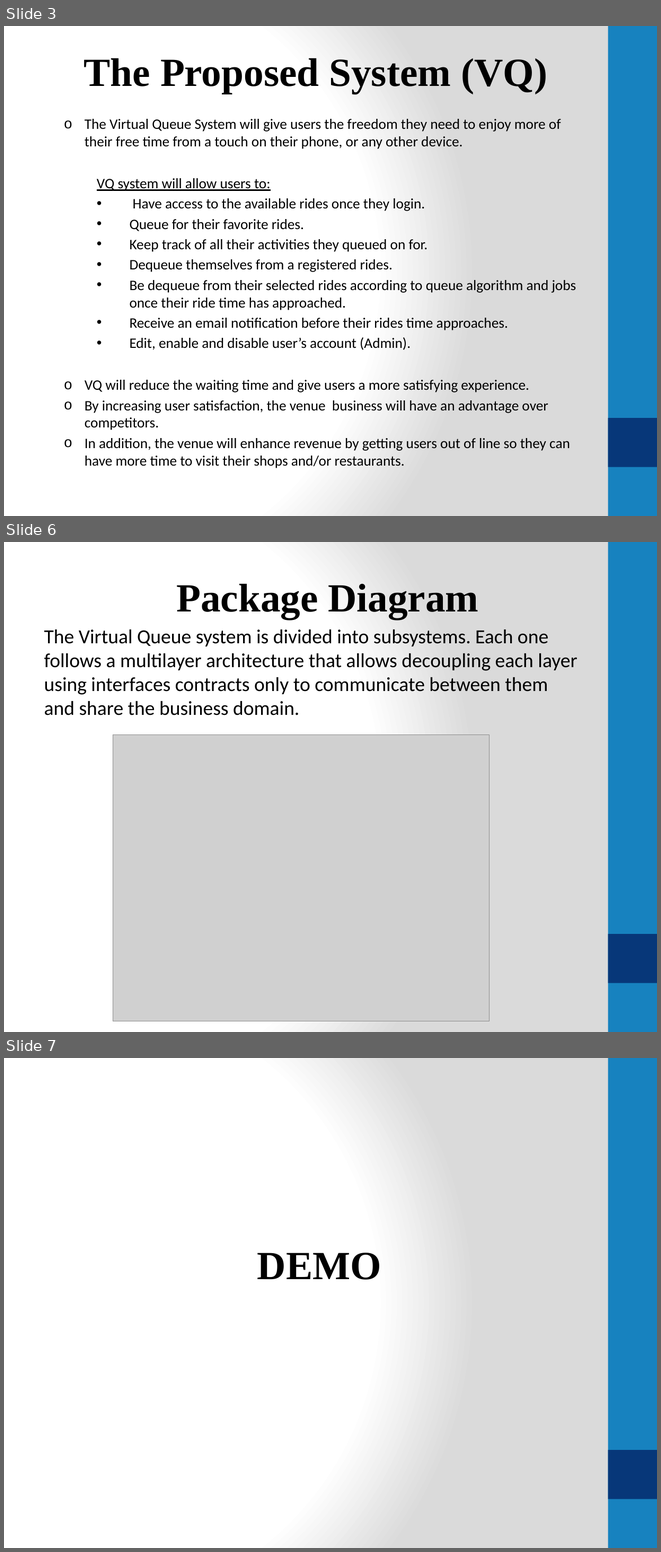
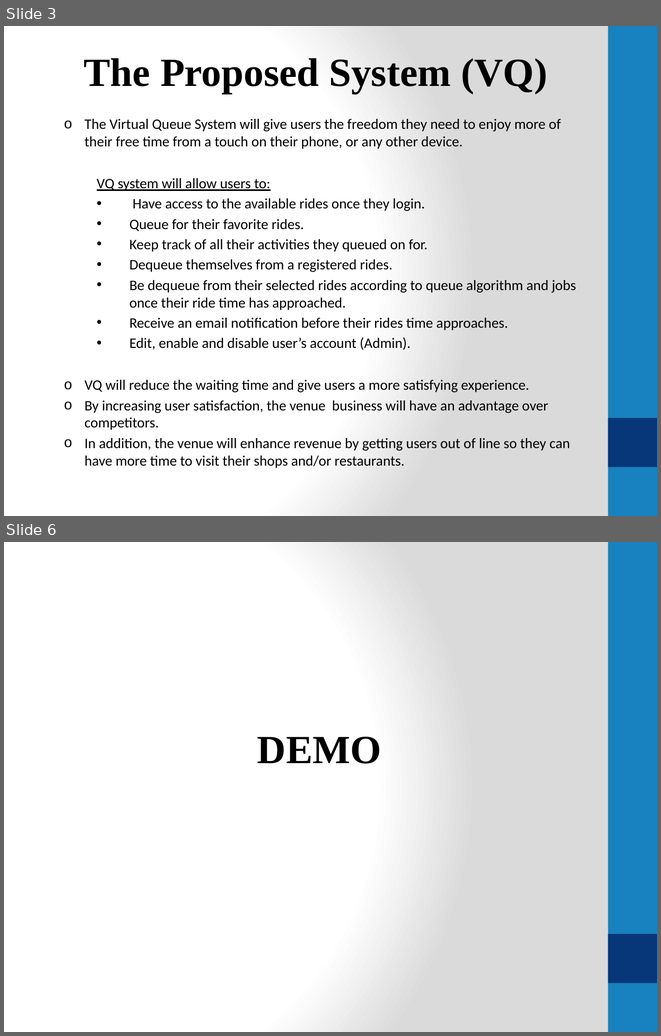
Before and after one commit to FIU-SCIS-Senior-Project-2014-Fall/Virtual-Queue, a slide deck: VQ/FinalPresentationSlides.pptx. Shown one above the other, each under a label of ours: slides 3, 6 and 7 before the commit, slides 3 and 6 after it; the slides between them are not shown. The pictures are 661x1552 and 661x1036 pixels, drawn with LibreOffice and Linux fonts; fonts in the diff are those of the drawing; grey boxes stand for pictures. Boxes give left, top, right and bottom in pixels: in the first picture for what was removed or moved away, otherwise in the second. Text is boxed around its words. In the diff, an @@ line names an element or a change of style, - is before the commit and + after.

```diff
--- a/VQ/FinalPresentationSlides.pptx
+++ b/VQ/FinalPresentationSlides.pptx
@@ slide 6 removed at (x1=4, y1=542, x2=657, y2=1032), background gradient #FFFFFF to #DADADA; not listed: 2 template elements that a slide beside it also shows @@
@@ text removed at (x1=176, y1=583, x2=479, y2=619) @@
-Package Diagram
@@ text removed at (x1=44, y1=629, x2=577, y2=715) @@
-The Virtual Queue system is divided into subsystems. Each one follows a multilayer architecture that allows decoupling each layer using interfaces contracts only to communicate between them and share the business domain.
@@ picture removed at (x1=113, y1=734, x2=489, y2=1021) @@
@@ what was slide 7 is now slide 6 @@
```
Also in this commit, not shown: 4 slides changed.
